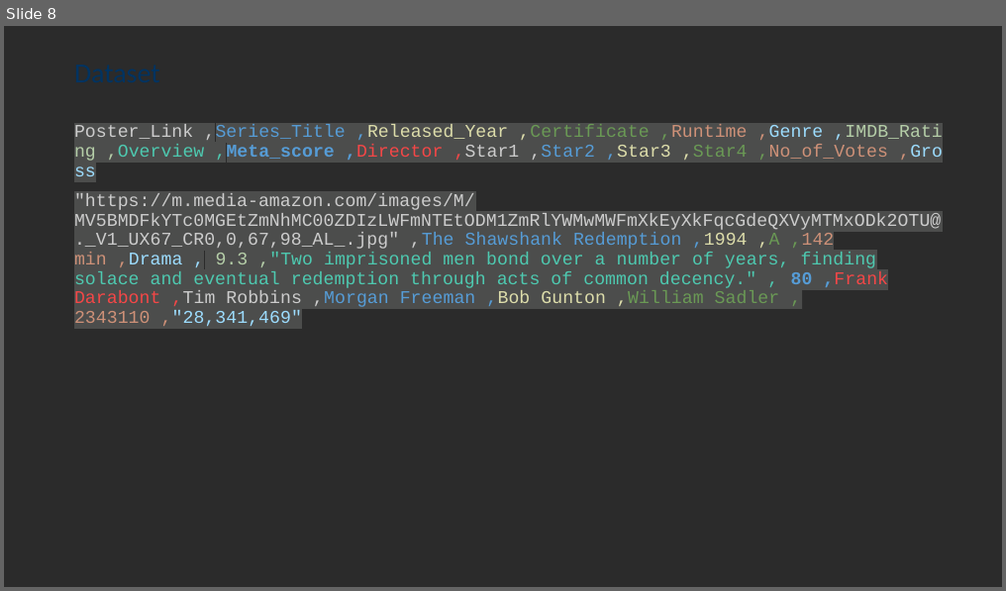
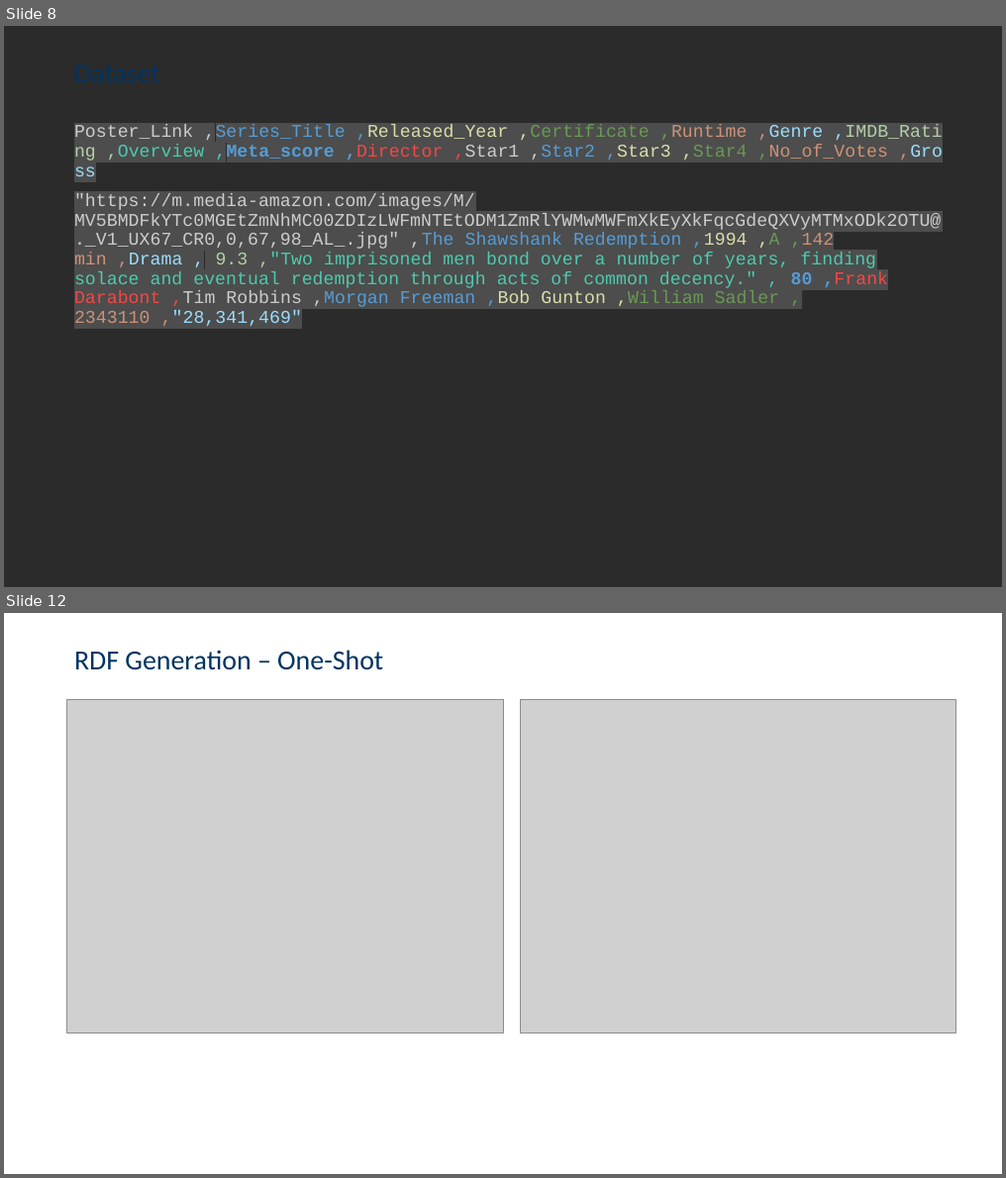
Before and after one commit to csaw5866/smartData, a slide deck: Presentation/final.pptx. Shown one above the other, each under a label of ours: slide 8 before the commit, slides 8 and 12 after it; the slides between them are not shown. The pictures are 1006x591 and 1006x1178 pixels, drawn with LibreOffice and Linux fonts; fonts in the diff are those of the drawing; grey boxes stand for pictures; background and template pictures are left out; a plain dark background stands for a picture behind light text. Boxes give left, top, right and bottom in pixels: in the first picture for what was removed or moved away, otherwise in the second. Text is boxed around its words. In the diff, an @@ line names an element or a change of style, - is before the commit and + after.

```diff
--- a/Presentation/final.pptx
+++ b/Presentation/final.pptx
@@ slide 12 added at box(4, 613, 1002, 1174), background picture (left out) @@
@@ title added at box(74, 650, 383, 670), 26.7 pt, text #003361 @@
+RDF Generation – One-Shot
@@ picture added at box(67, 699, 503, 1033) @@
@@ picture added at box(520, 699, 956, 1033) @@
```
Also in this commit, not shown: 3 other slides added.
